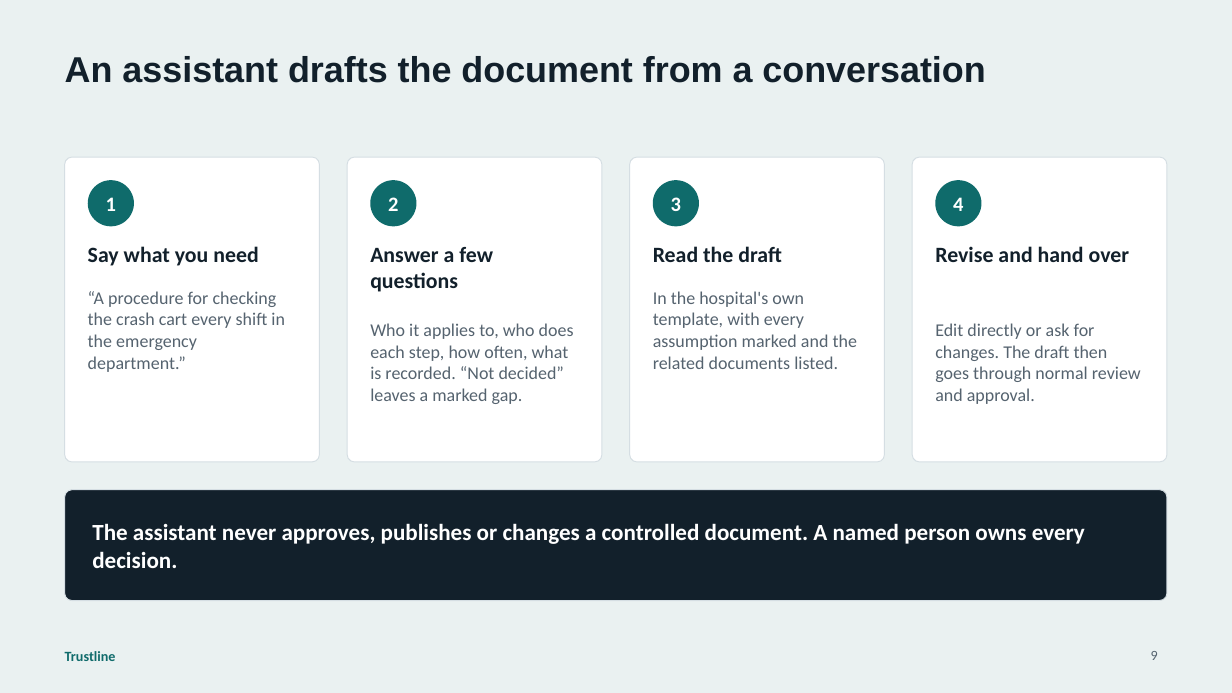
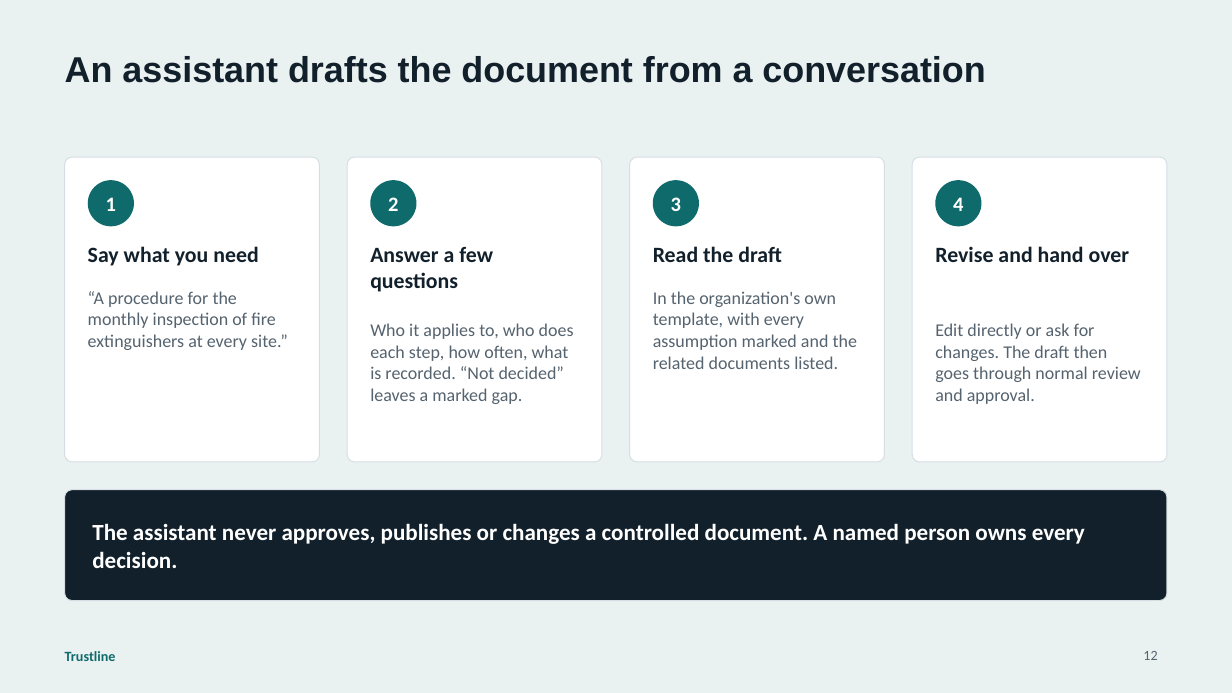
Before and after one commit to husseinalbustany/Trustline, a slide deck: slide 12 of docs/presentations/Trustline-Platform-Overview.pptx (slide 9 before the commit). Drawn at 1232x693 pixels with LibreOffice and Linux fonts; fonts in the diff are those of the drawing. Boxes give left, top, right and bottom in pixels: in the first picture for what was removed or moved away, otherwise in the second. Text is boxed around its words. In the diff, an @@ line names an element or a change of style, - is before the commit and + after.

```diff
--- a/docs/presentations/Trustline-Platform-Overview.pptx
+++ b/docs/presentations/Trustline-Platform-Overview.pptx
@@ text at [88,291,288,350]: text changed @@
-“A procedure for checking the crash cart every shift in the emergency department.”
+“A procedure for the monthly inspection of fire extinguishers at every site.”
@@ text at [653,291,857,369]: text changed @@
-In the hospital's own template, with every assumption marked and the related documents listed.
+In the organization's own template, with every assumption marked and the related documents listed.
@@ page number at [1143,651,1157,660]: text changed @@
-9
+12
```
Also in this commit, not shown: 16 other slides changed, 10 slides added, 2 other files.
